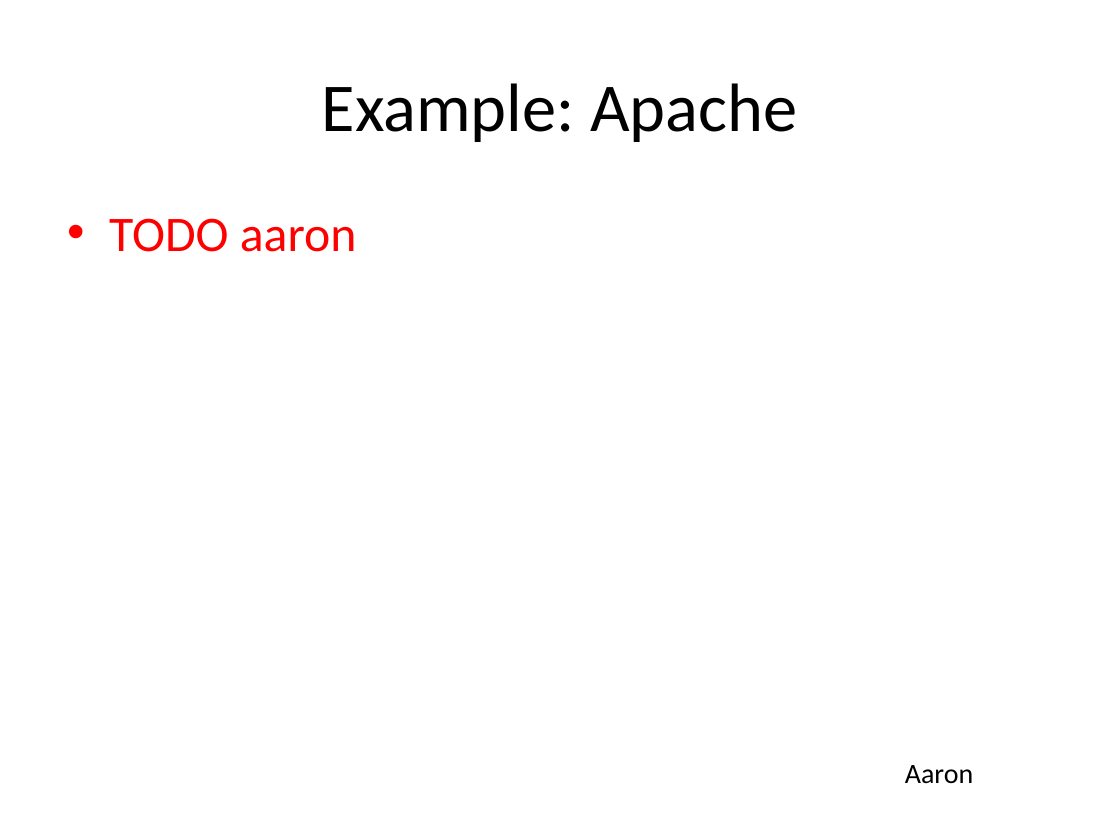
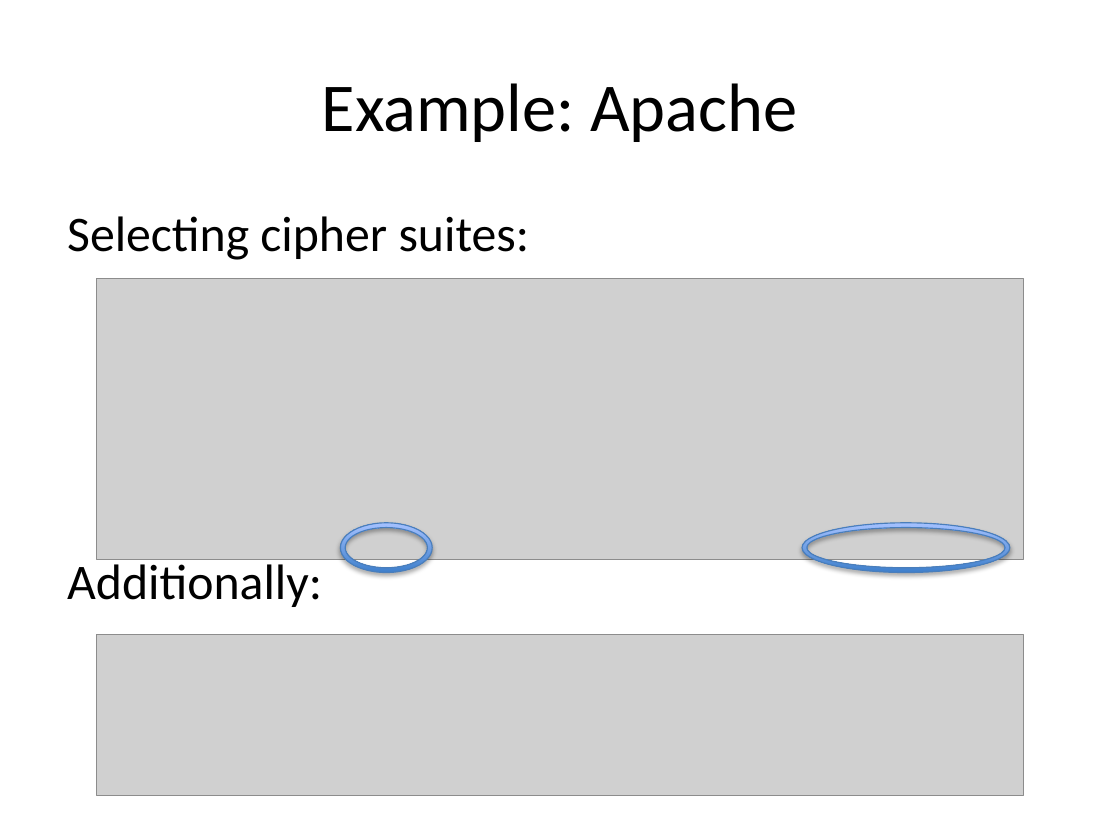
Before and after one commit to BetterCrypto/Applied-Crypto-Hardening, a slide deck: slide 31 of presentations/20131122-Deepsec-ACH project.pptx (slide 27 before the commit). Drawn at 1120x840 pixels with LibreOffice and Linux fonts; fonts in the diff are those of the drawing; grey boxes stand for pictures. Boxes give left, top, right and bottom in pixels: in the first picture for what was removed or moved away, otherwise in the second. Text is boxed around its words. In the diff, an @@ line names an element or a change of style, - is before the commit and + after.

Commit message:
again: presentation - minor fix for slide #27

```diff
--- a/presentations/20131122-Deepsec-ACH project.pptx
+++ b/presentations/20131122-Deepsec-ACH project.pptx
@@ text at bbox=[67, 216, 530, 607]: text changed; text colour #FF0000 to #000000 @@
-• TODO aaron
+Selecting cipher suites:
+Additionally:
@@ picture added at bbox=[97, 278, 1024, 559] @@
@@ donut added at bbox=[340, 523, 432, 572], fill gradient #3F80CE to #A4C4FF, outline #4B7EBC 0.75 pt @@
@@ donut added at bbox=[802, 523, 1010, 572], fill gradient #3F80CE to #A4C4FF, outline #4B7EBC 0.75 pt @@
@@ picture added at bbox=[97, 635, 1024, 796] @@
@@ text removed at bbox=[905, 765, 973, 783] @@
-Aaron
```
Also in this commit, not shown: 12 other slides changed, 7 slides added.
